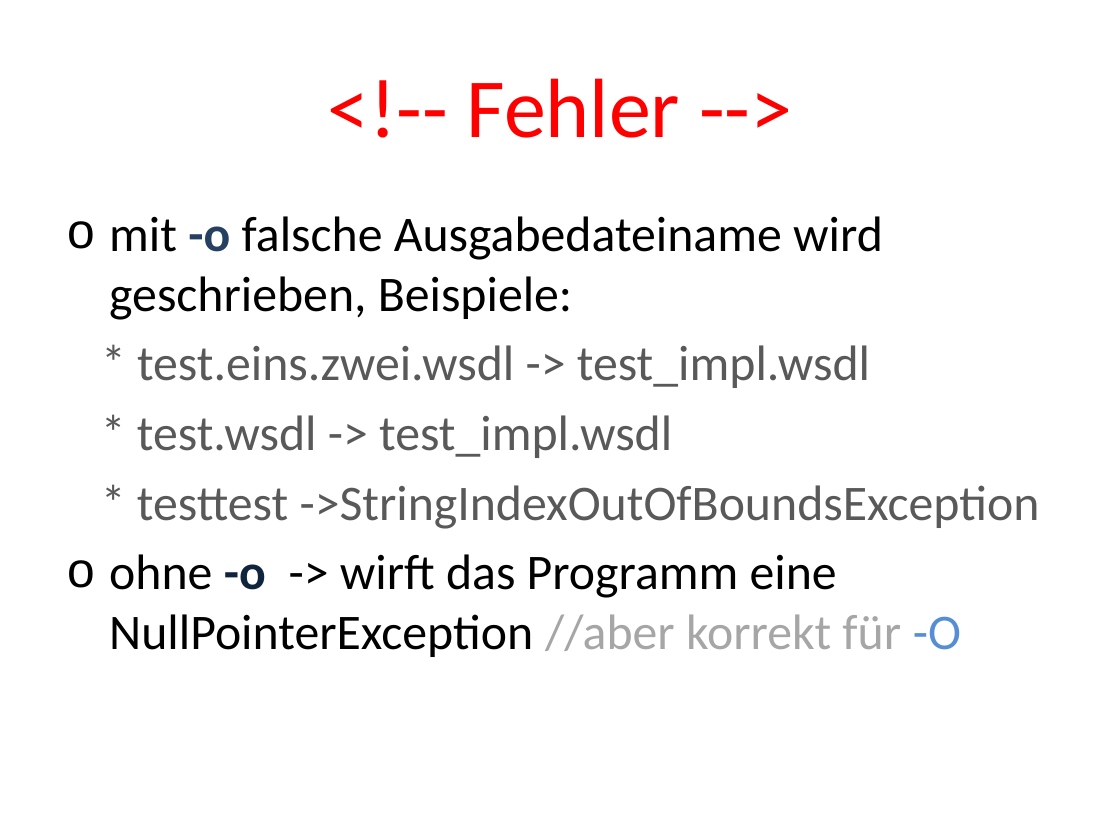
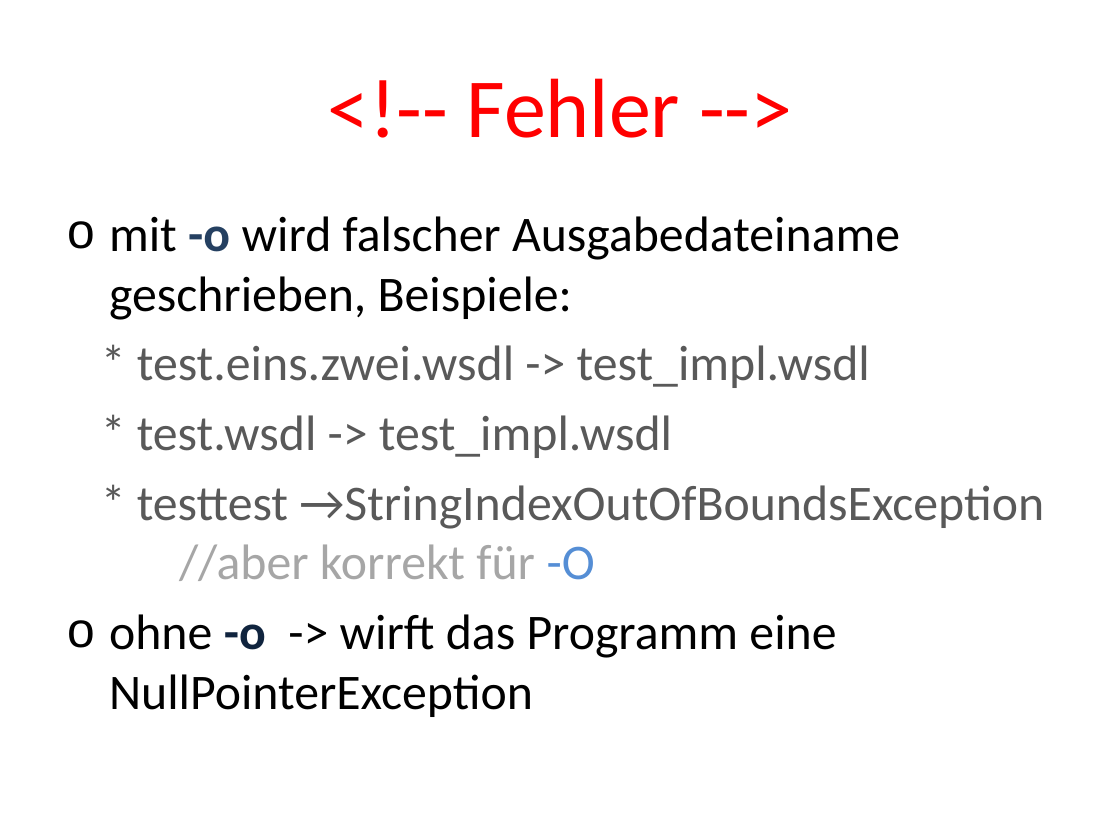
Before and after one commit to mostermann96/SWT2, a slide deck: slide 6 of 5_Regressionstests/Main_v2/Präsentation.pptx. Drawn at 1120x840 pixels with LibreOffice and Linux fonts; fonts in the diff are those of the drawing. Boxes give left, top, right and bottom in pixels: in the first picture for what was removed or moved away, otherwise in the second. Text is boxed around its words. In the diff, an @@ line names an element or a change of style, - is before the commit and + after.

```diff
--- a/5_Regressionstests/Main_v2/Präsentation.pptx
+++ b/5_Regressionstests/Main_v2/Präsentation.pptx
@@ text at (109, 216, 900, 320): text changed @@
-o mit -o falsche Ausgabedateiname wird geschrieben, Beispiele:
+o mit -o wird falscher Ausgabedateiname geschrieben, Beispiele:
@@ text at (109, 485, 1044, 717): text changed @@
-* testtest ->StringIndexOutOfBoundsException
-o ohne -o -> wirft das Programm eine NullPointerException //aber korrekt für -O
+* testtest →StringIndexOutOfBoundsException
+//aber korrekt für -O
+o ohne -o -> wirft das Programm eine NullPointerException
```
Also in this commit, not shown: 8 other slides changed.
